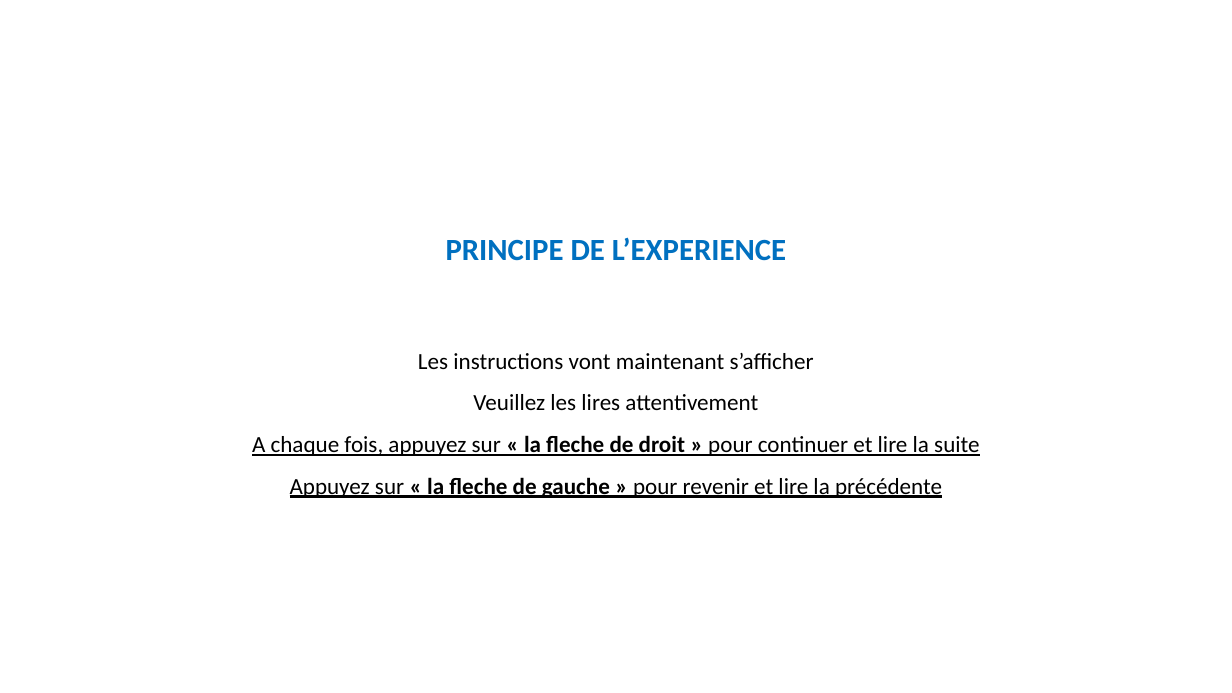
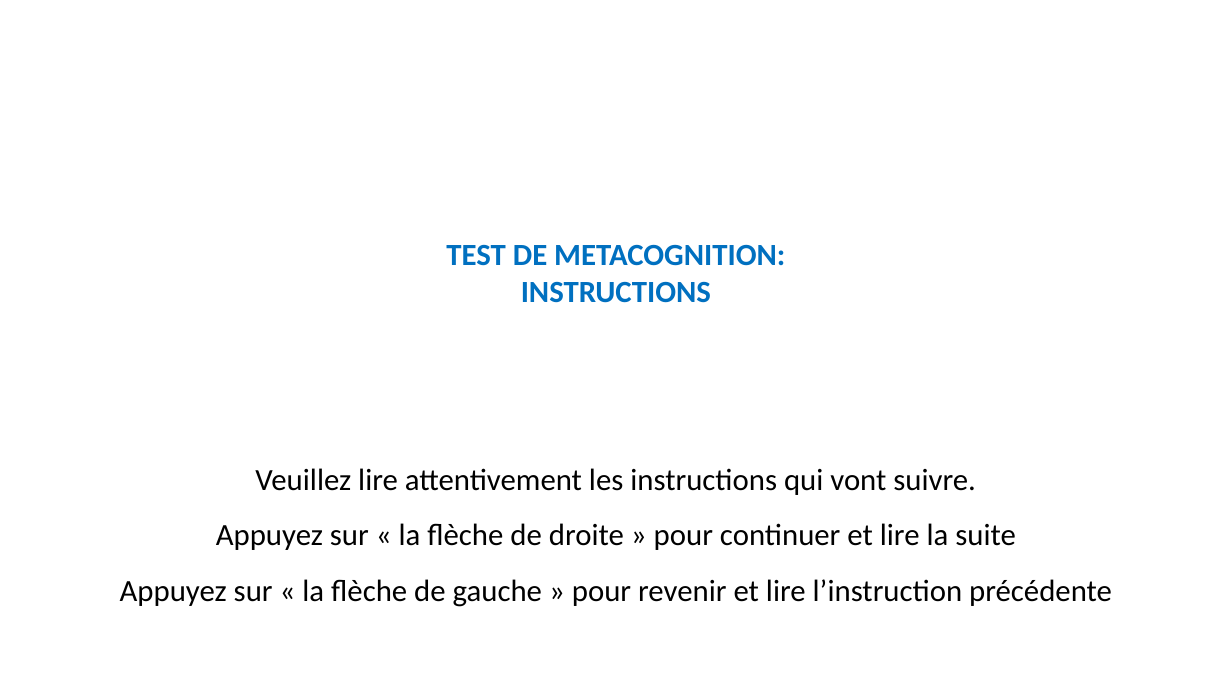
Before and after one commit to MBB-team/Online_Testing, a slide deck: slide 1 of src/Self_Efficacy/Stimuli/Instructions.pptx (slide 3 before the commit). Drawn at 1232x693 pixels with LibreOffice and Linux fonts; fonts in the diff are those of the drawing. Boxes give left, top, right and bottom in pixels: in the first picture for what was removed or moved away, otherwise in the second. Text is boxed around its words. In the diff, an @@ line names an element or a change of style, - is before the commit and + after.

Commit message:
modif instructions tache metacognition
voir PPT

```diff
--- a/src/Self_Efficacy/Stimuli/Instructions.pptx
+++ b/src/Self_Efficacy/Stimuli/Instructions.pptx
@@ text removed at [446,237,786,261] @@
-PRINCIPE DE L’EXPERIENCE
@@ text added at [446,244,785,303], 24 pt, text #0070C0, bold @@
+TEST DE METACOGNITION:
+INSTRUCTIONS
@@ text at [120,468,1112,607]: text changed; size 18 to 24 pt @@
-Les instructions vont maintenant s’afficher
-Veuillez les lires attentivement
-A chaque fois, appuyez sur « la fleche de droit » pour continuer et lire la suite
-Appuyez sur « la fleche de gauche » pour revenir et lire la précédente
+Veuillez lire attentivement les instructions qui vont suivre.
+Appuyez sur « la flèche de droite » pour continuer et lire la suite
+Appuyez sur « la flèche de gauche » pour revenir et lire l’instruction précédente
```
Also in this commit, not shown: 22 other slides changed, 10 slides added, 22 slides removed.
